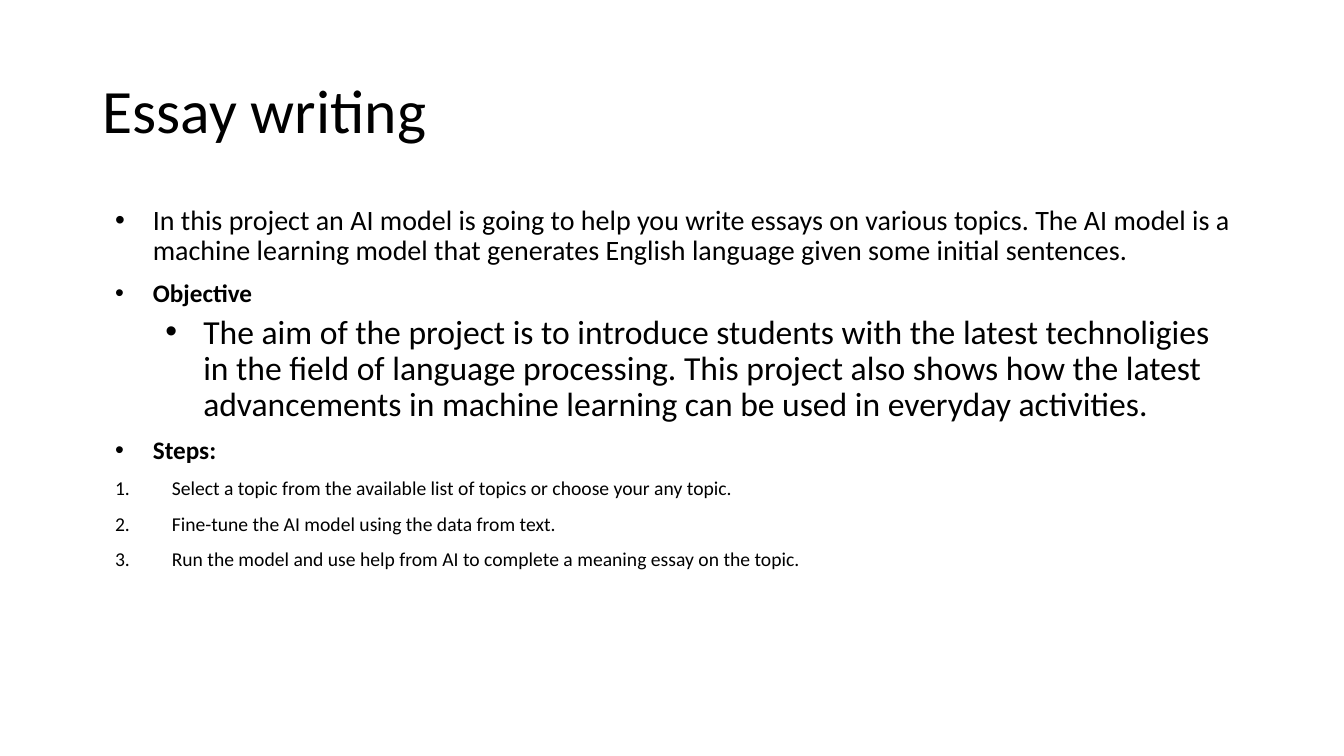
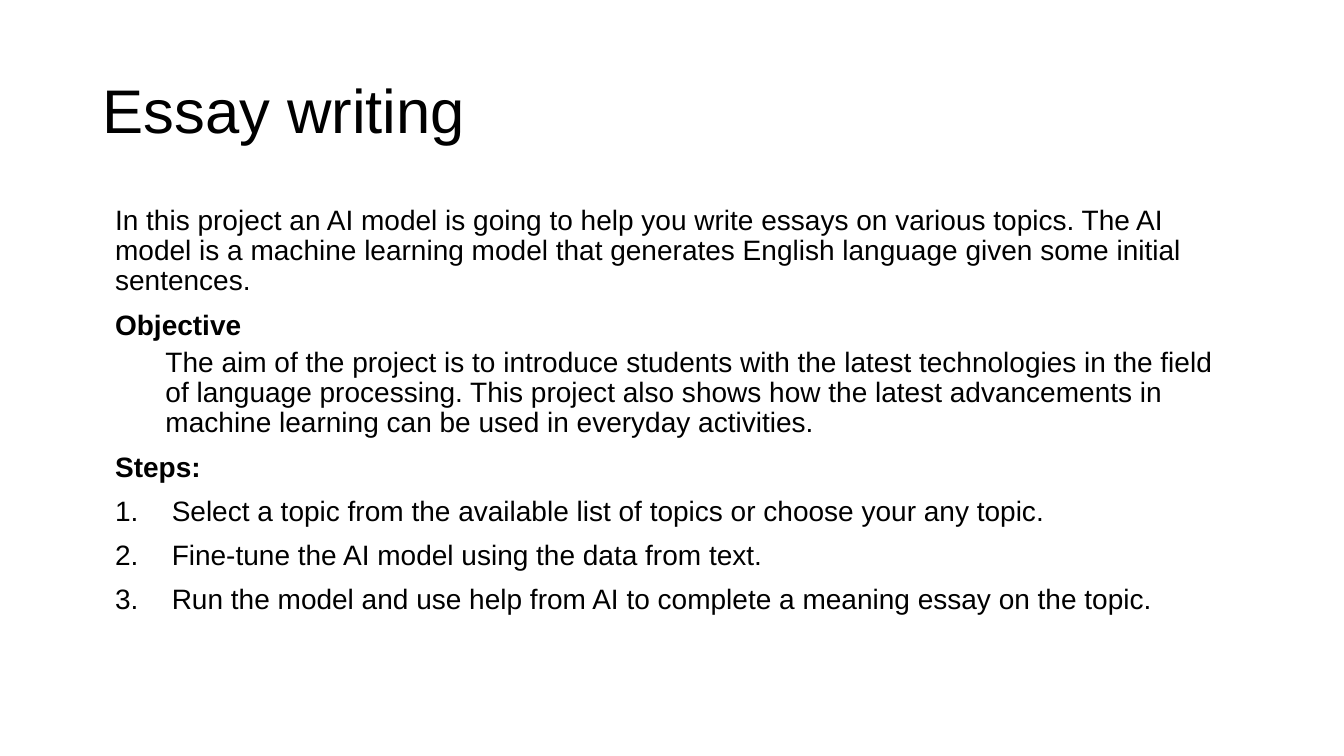
Before and after one commit to DSAISummerCamp/dscamp_public, a slide deck: slide 13 of NLP 2/nlp2.pptx (slide 18 before the commit). Drawn at 1344x756 pixels with LibreOffice and Linux fonts; fonts in the diff are those of the drawing. Boxes give left, top, right and bottom in pixels: in the first picture for what was removed or moved away, otherwise in the second. Text is boxed around its words. In the diff, an @@ line names an element or a change of style, - is before the commit and + after.

```diff
--- a/NLP 2/nlp2.pptx
+++ b/NLP 2/nlp2.pptx
@@ title "Essay writing" at (102, 88, 465, 145): font Calibri to Arial @@
@@ text at (115, 209, 1181, 615): font Calibri to Arial in "In this project an AI model is ...", "Objective", "Steps:", "Select a topic from the available list ..." and 2 more places; size 18 to 20 pt in "Objective", "Steps:"; size 14 to 20 pt in "Select a topic from the available list ...", "Fine-tune the AI model using the data ...", "Run the model and use help from ..."; bullet • to none @@
@@ text at (165, 351, 1211, 438): text changed; size 24 to 20 pt; font Calibri to Arial @@
-  • The aim of the project is to introduce students with the latest technoligies in the field of language processing. This project also shows how the latest advancements in machine learning can be used in everyday activities.
+  The aim of the project is to introduce students with the latest technologies in the field of language processing. This project also shows how the latest advancements in machine learning can be used in everyday activities.
```
Also in this commit, not shown: 14 other slides changed, 19 slides added, 5 slides removed.
